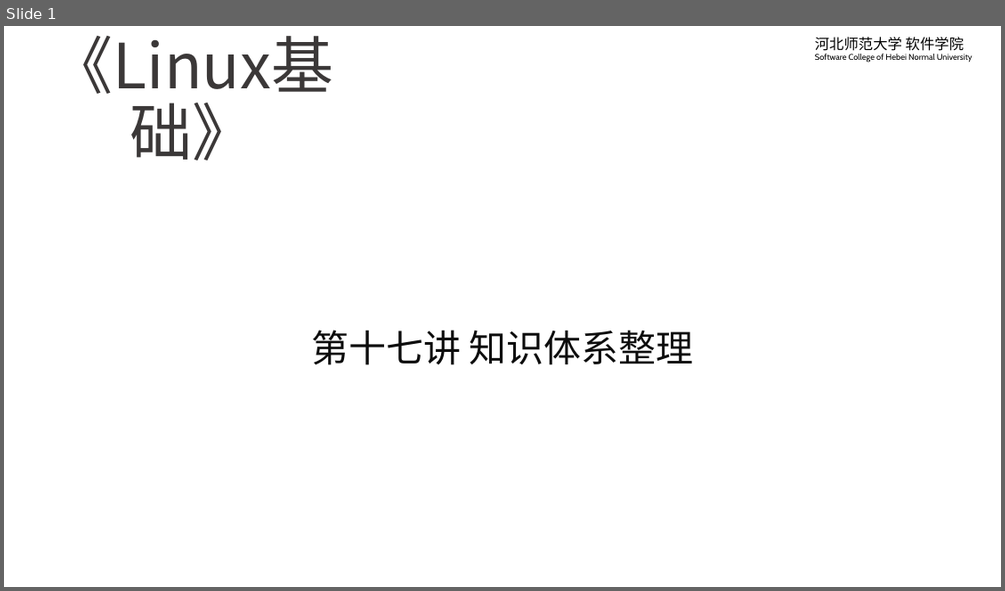
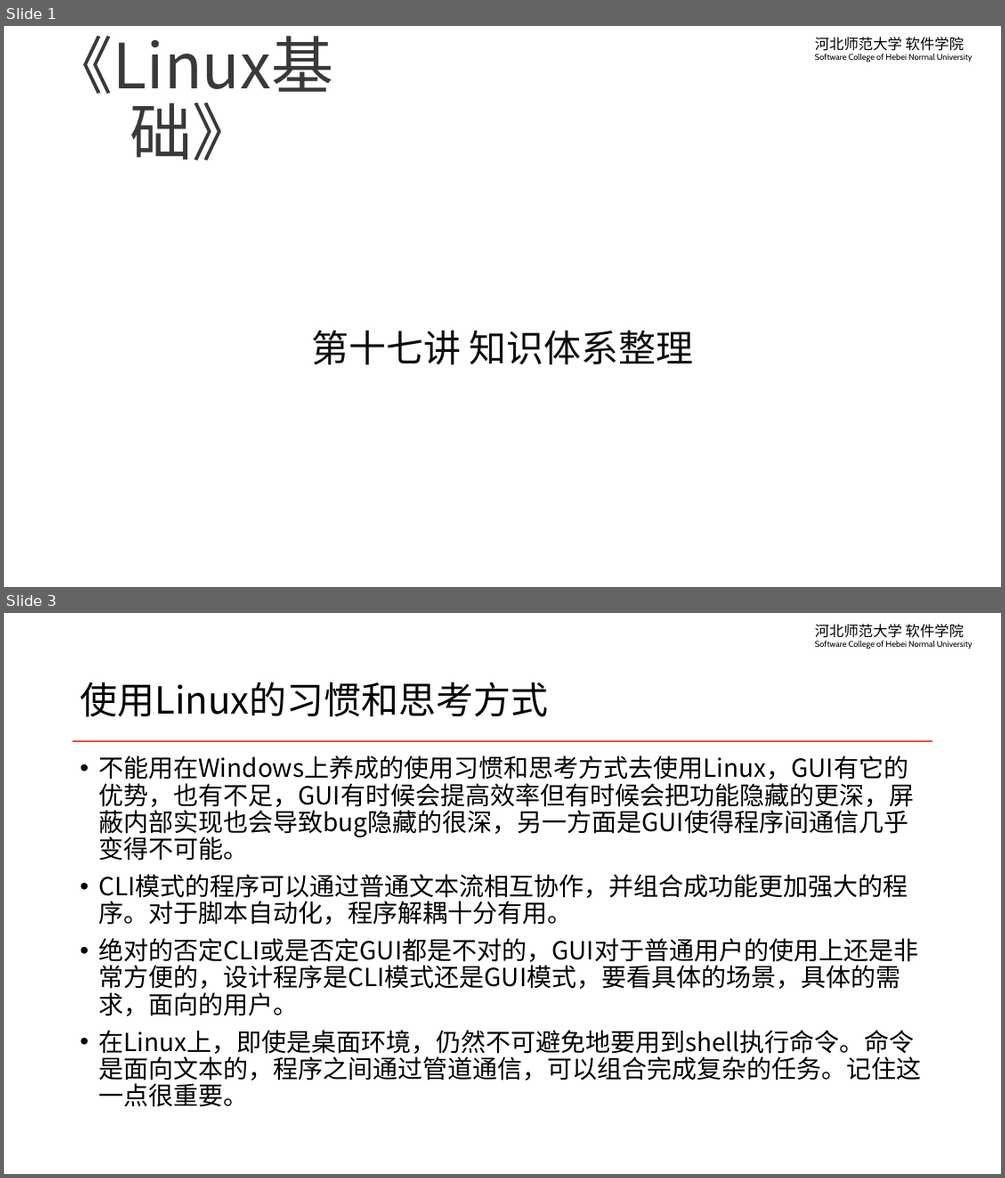
Before and after one commit to edu2act/course-linux-system, a slide deck: materials/slides/ch17-hierarchy.pptx. Shown one above the other, each under a label of ours: slide 1 before the commit, slides 1 and 3 after it; the slides between them are not shown. The pictures are 1005x591 and 1005x1178 pixels, drawn with LibreOffice and Linux fonts; fonts in the diff are those of the drawing; background and template pictures are left out. Boxes give left, top, right and bottom in pixels: in the first picture for what was removed or moved away, otherwise in the second. Text is boxed around its words. In the diff, an @@ line names an element or a change of style, - is before the commit and + after.

```diff
--- a/materials/slides/ch17-hierarchy.pptx
+++ b/materials/slides/ch17-hierarchy.pptx
@@ slide 3 added at box(4, 613, 1001, 1174), background #FFFFFF; not listed: 1 template element that a slide beside it also shows @@
@@ title added at box(80, 682, 548, 717), 36 pt, text #000000 @@
+使用Linux的习惯和思考方式
@@ line added from (73, 742) to (933, 742), #F0532E 1.5 pt @@
@@ text added at box(98, 755, 921, 1107), 24 pt, text #000000 @@
+• 不能用在Windows上养成的使用习惯和思考方式去使用Linux，GUI有它的优势，也有不足，GUI有时候会提高效率但有时候会把功能隐藏的更深，屏蔽内部实现也会导致bug隐藏的很深，另一方面是GUI使得程序间通信几乎变得不可能。
+• CLI模式的程序可以通过普通文本流相互协作，并组合成功能更加强大的程序。对于脚本自动化，程序解耦十分有用。
+• 绝对的否定CLI或是否定GUI都是不对的，GUI对于普通用户的使用上还是非常方便的，设计程序是CLI模式还是GUI模式，要看具体的场景，具体的需求，面向的用户。
+• 在Linux上，即使是桌面环境，仍然不可避免地要用到shell执行命令。命令是面向文本的，程序之间通过管道通信，可以组合完成复杂的任务。记住这一点很重要。
```
Also in this commit, not shown: 1 slide changed, 2 other slides added, 6 other files.
